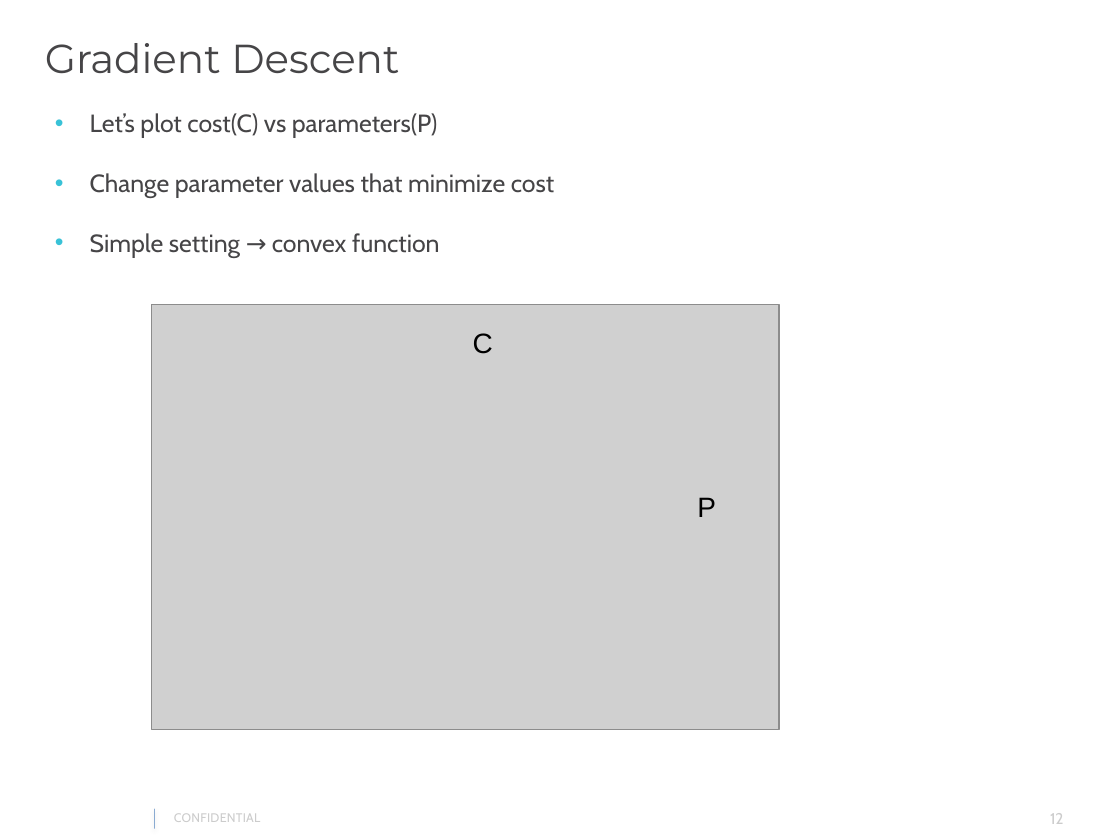
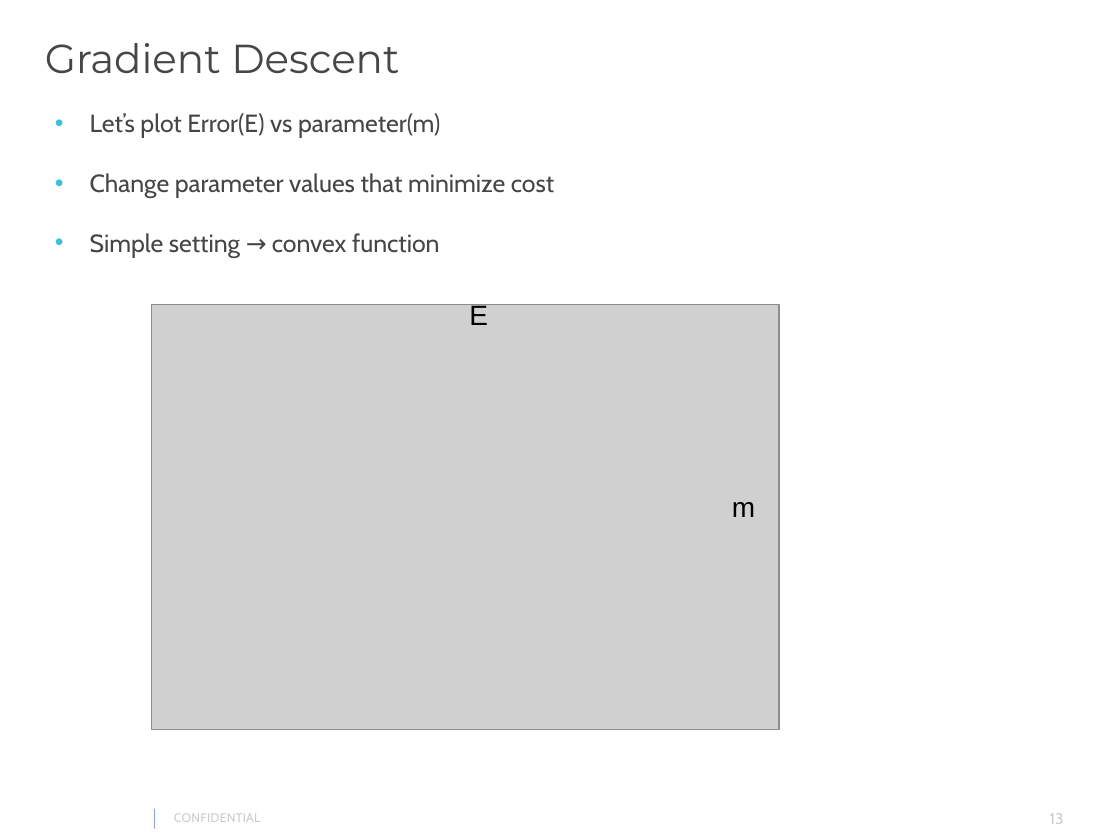
Before and after one commit to gautam0707/TechTalk1_Epam, a slide deck: slide 13 of TechTalk1.pptx (slide 12 before the commit). Drawn at 1120x840 pixels with LibreOffice and Linux fonts; fonts in the diff are those of the drawing; grey boxes stand for pictures; background and template pictures are left out. Boxes give left, top, right and bottom in pixels: in the first picture for what was removed or moved away, otherwise in the second. Text is boxed around its words. In the diff, an @@ line names an element or a change of style, - is before the commit and + after.

```diff
--- a/TechTalk1.pptx
+++ b/TechTalk1.pptx
@@ text at (90,113,440,138): text changed @@
-• Let’s plot cost(C) vs parameters(P)
+• Let’s plot Error(E) vs parameter(m)
@@ text at (469,304,488,325): text changed @@
-C
+E
@@ text at (732,502,755,517): text changed @@
-P
+m
@@ page number at (1050,813,1064,824): text changed @@
-12
+13
```
Also in this commit, not shown: 5 other slides changed, 1 slide added, 3 other files.
